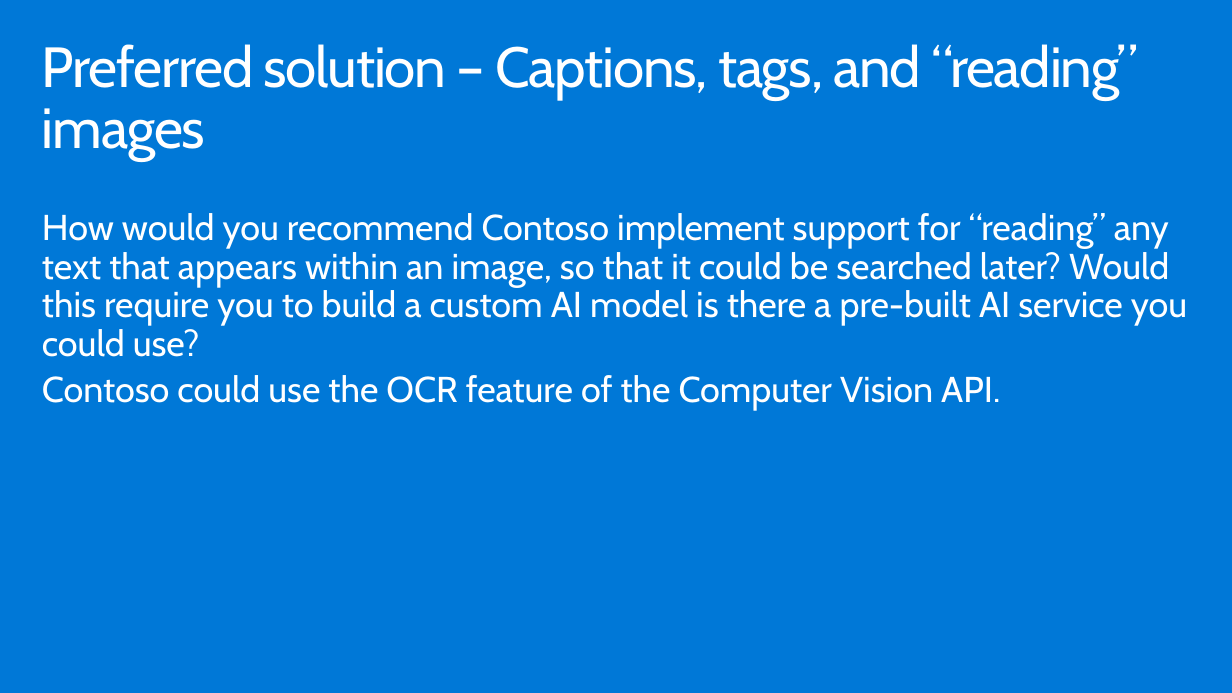
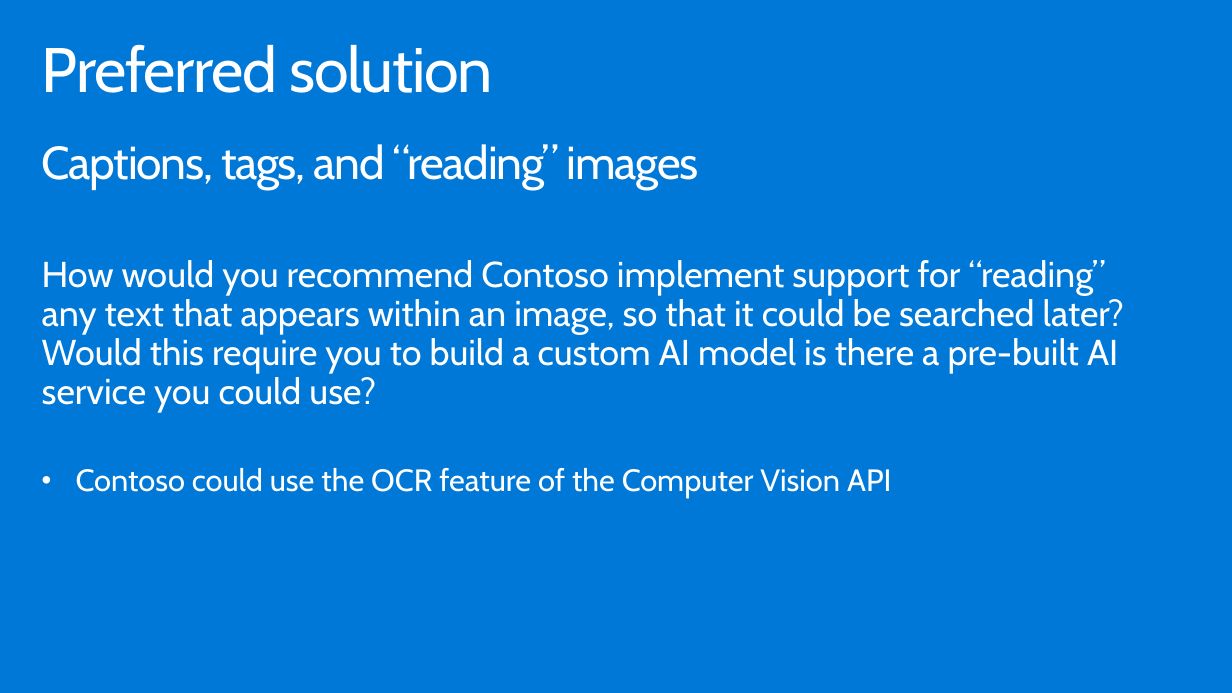
Before and after one commit to nenves/MCW-Cognitive-services-and-deep-learning, a slide deck: slide 26 of Whiteboard design session/WDS trainer presentation - Cognitive Services and deep learning.pptx. Drawn at 1232x693 pixels with LibreOffice and Linux fonts; fonts in the diff are those of the drawing. Boxes give left, top, right and bottom in pixels: in the first picture for what was removed or moved away, otherwise in the second. Text is boxed around its words. In the diff, an @@ line names an element or a change of style, - is before the commit and + after.

```diff
--- a/Whiteboard design session/WDS trainer presentation - Cognitive Services and deep learning.pptx
+++ b/Whiteboard design session/WDS trainer presentation - Cognitive Services and deep learning.pptx
@@ title at (x1=42, y1=44, x2=493, y2=93): text changed; size 44.1 to 49 pt @@
-Preferred solution – Captions, tags, and “reading” images
+Preferred solution
@@ text added at (x1=42, y1=144, x2=699, y2=190), 36 pt, text #FFFFFF @@
+Captions, tags, and “reading” images
@@ text "How would you recommend Contoso ..." moved from (x1=42, y1=213, x2=1187, y2=411) to (x1=42, y1=260, x2=1124, y2=498) @@
@@ text at (x1=76, y1=468, x2=891, y2=498): text changed; size 28 to 24 pt @@
-Contoso could use the OCR feature of the Computer Vision API.
+• Contoso could use the OCR feature of the Computer Vision API
```
Also in this commit, not shown: 22 other slides changed.
